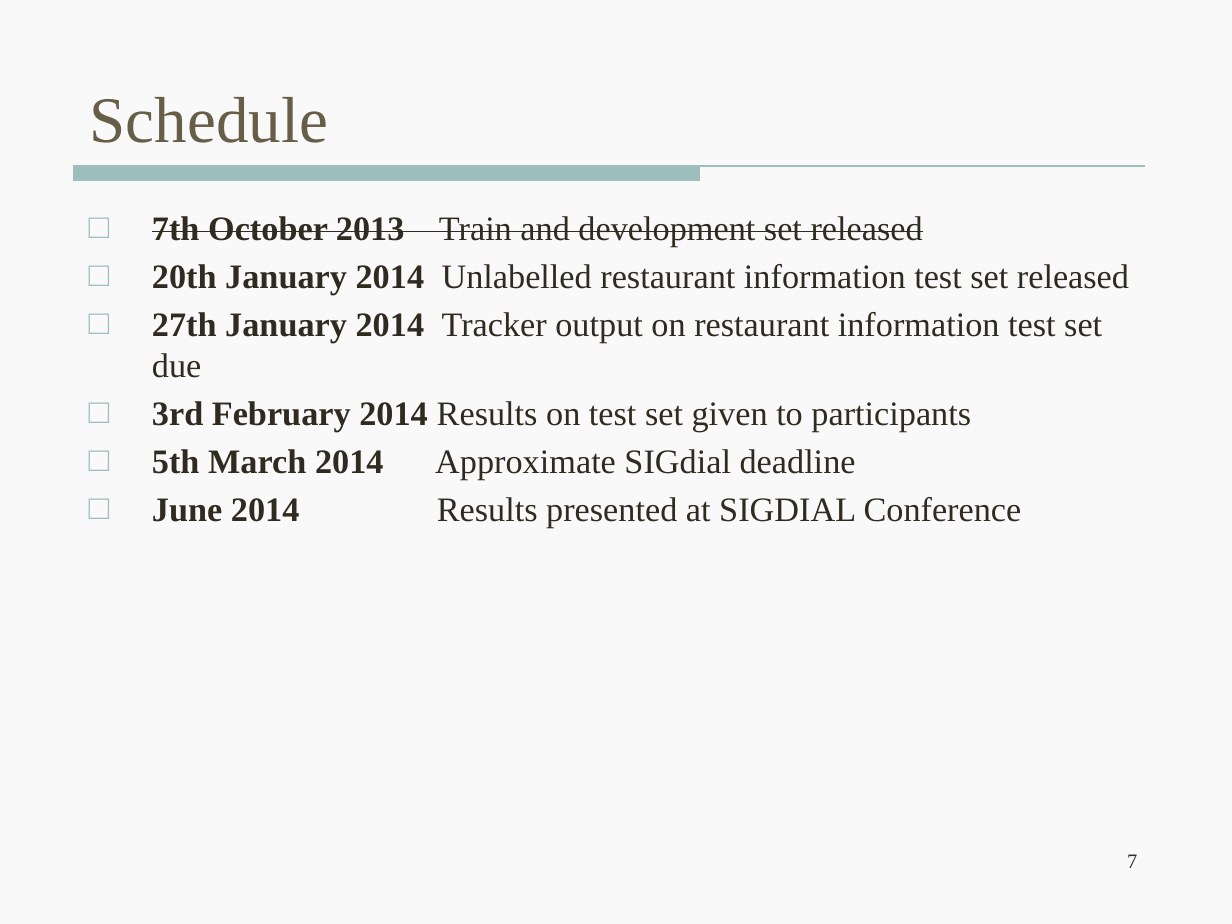
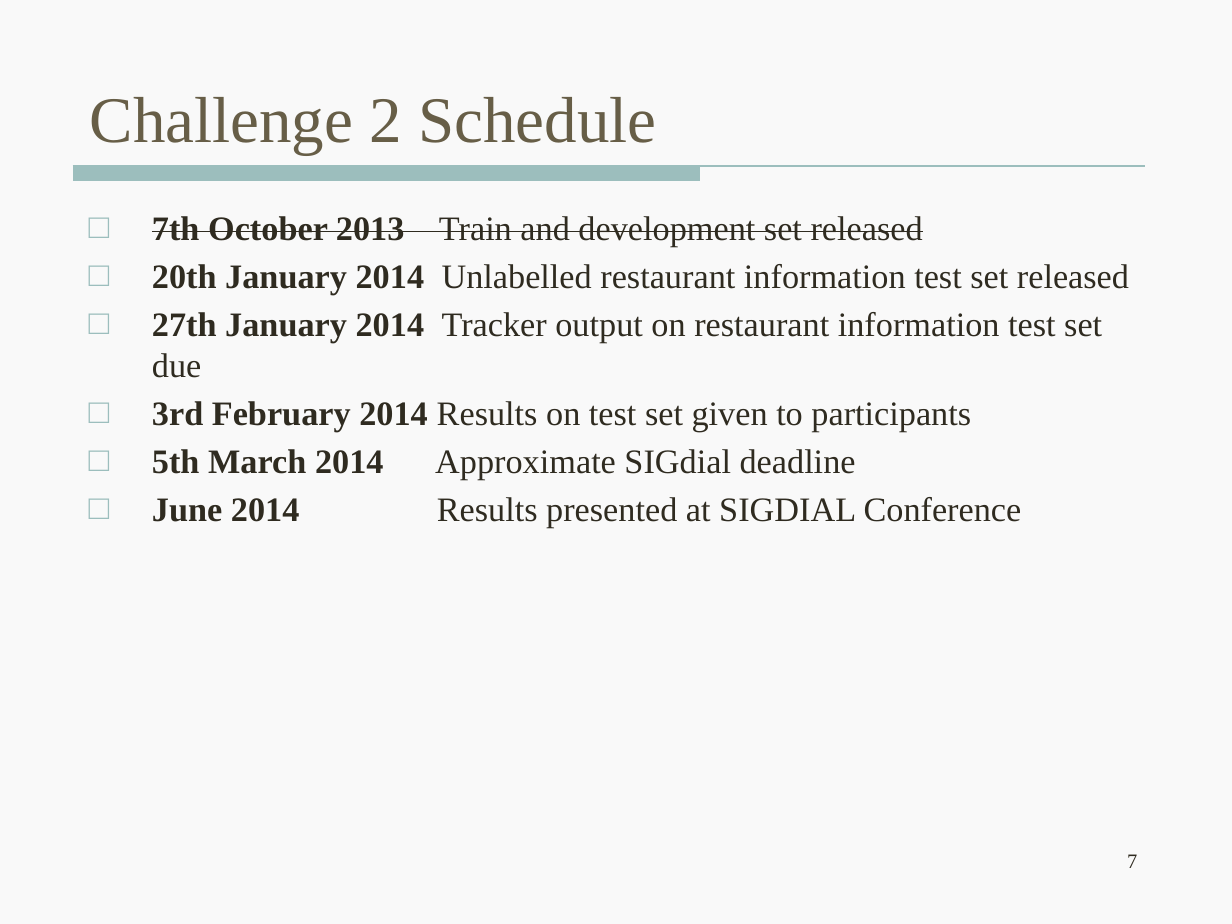
Before and after one commit to wencanluo/NLPFall2013, a slide deck: slide 7 of doc/12.06.2013 Meeting/DSTC2-12-16-2013.pptx. Drawn at 1232x924 pixels with LibreOffice and Linux fonts; fonts in the diff are those of the drawing. Boxes give left, top, right and bottom in pixels: in the first picture for what was removed or moved away, otherwise in the second. Text is boxed around its words. In the diff, an @@ line names an element or a change of style, - is before the commit and + after.

```diff
--- a/doc/12.06.2013 Meeting/DSTC2-12-16-2013.pptx
+++ b/doc/12.06.2013 Meeting/DSTC2-12-16-2013.pptx
@@ title at (90, 97, 656, 154): text changed @@
-Schedule
+Challenge 2 Schedule
```
Also in this commit, not shown: 11 other slides changed, 11 slides added, 4 slides removed, 8 other files.
